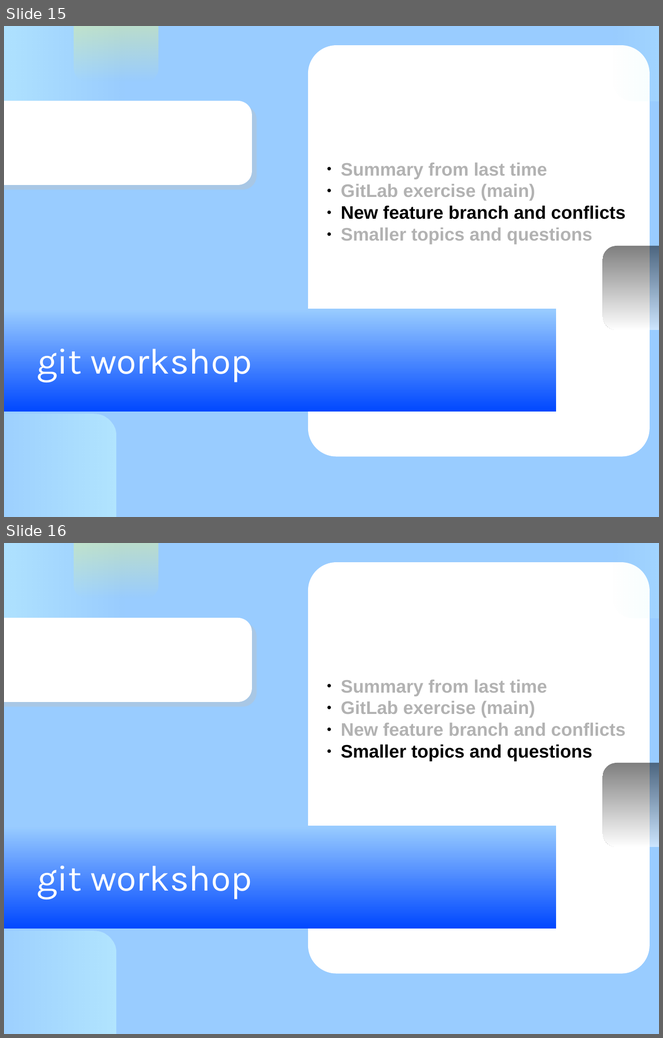
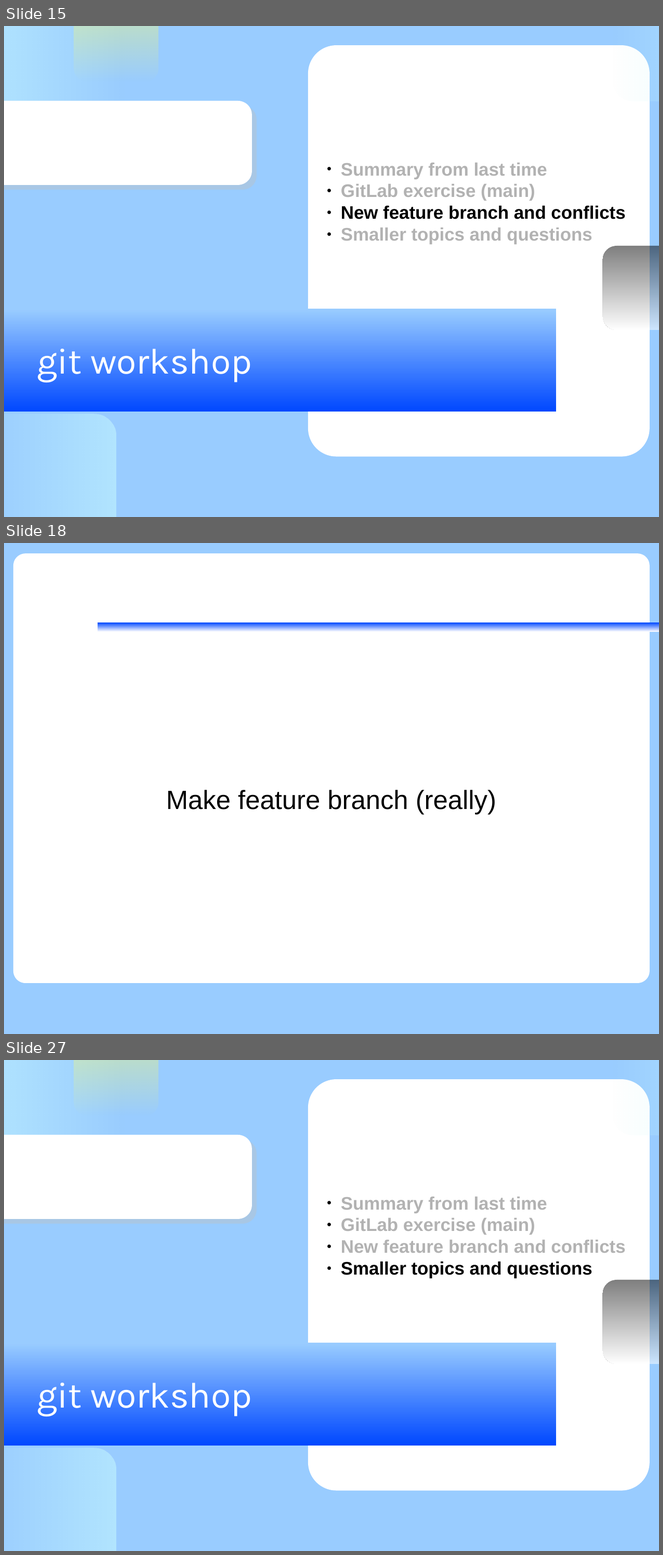
Before and after one commit to KennethNielsen/presentations, a slide deck: gitworkshop/gitworkshop.odp. Shown one above the other, each under a label of ours: slides 15 and 16 before the commit, slides 15, 18 and 27 after it; the slides between them are not shown. The pictures are 663x1038 and 663x1555 pixels, drawn with LibreOffice and Linux fonts; fonts in the diff are those of the drawing; background and template pictures are left out. Boxes give left, top, right and bottom in pixels: in the first picture for what was removed or moved away, otherwise in the second. Text is boxed around its words. In the diff, an @@ line names an element or a change of style, - is before the commit and + after.

```diff
--- a/gitworkshop/gitworkshop.odp
+++ b/gitworkshop/gitworkshop.odp
@@ slide 18 added at box(4, 543, 659, 1034), background #99CCFF @@
@@ rounded rectangle added at box(13, 554, 650, 983), fill #FFFFFF @@
@@ rectangle added at box(98, 623, 659, 632), fill gradient #FFFFFF to #0047FF @@
@@ subtitle added at box(166, 790, 496, 814), 32 pt, text #000000 @@
+Make feature branch (really)
@@ what was slide 16 is now slide 27 @@
```
Also in this commit, not shown: 10 other slides added, 2 other files.
